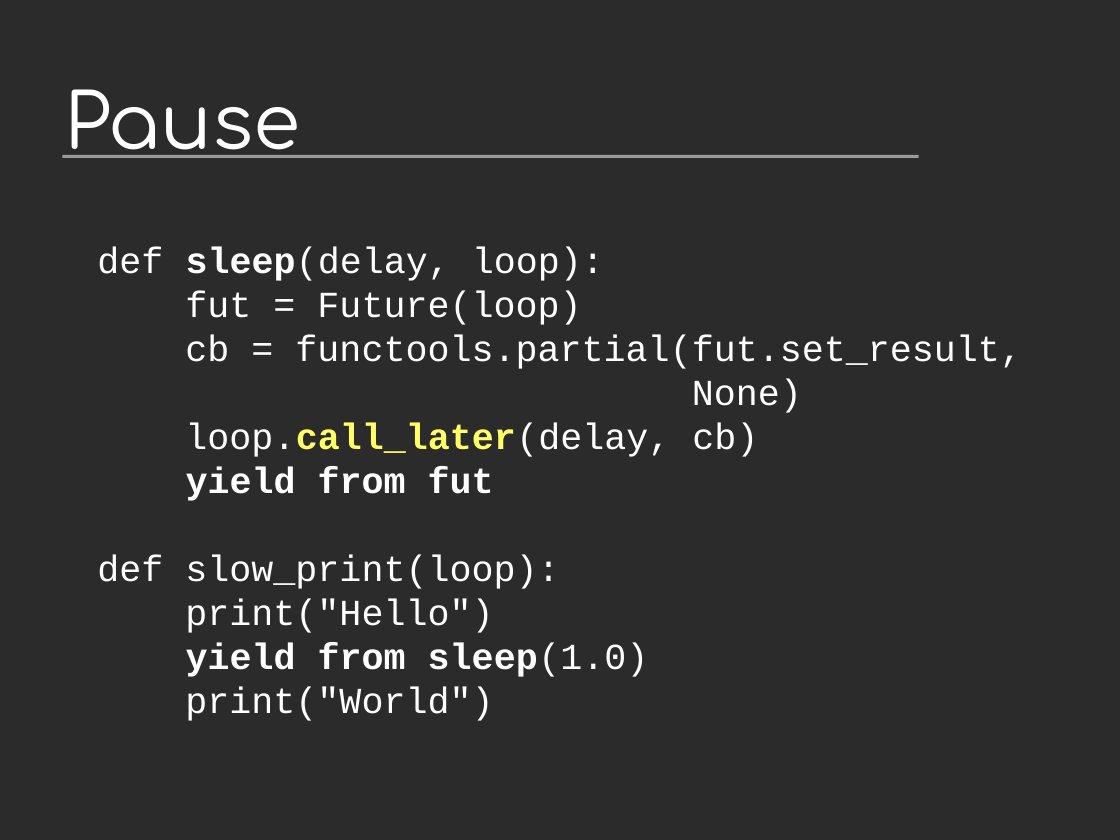
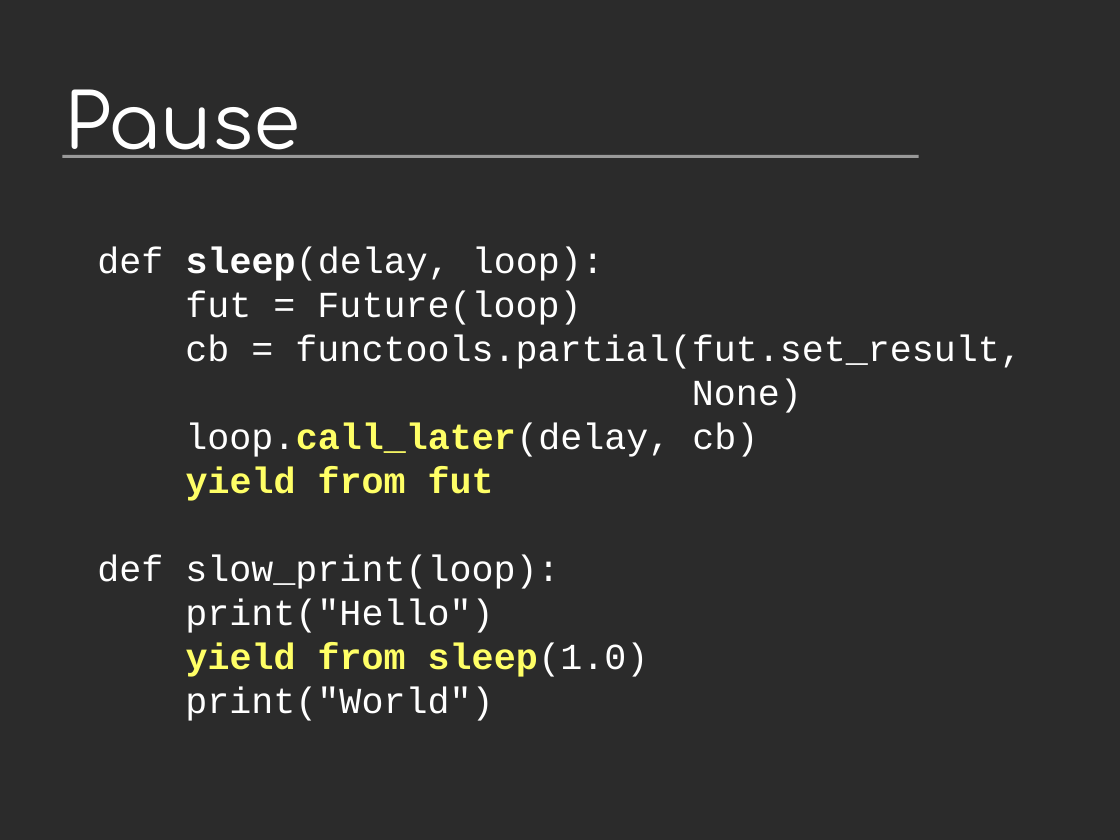
Before and after one commit to vstinner/talks, a slide deck: slide 39 of 2014-Pycon-Lyon/asyncio.odp. Drawn at 1120x840 pixels with LibreOffice and Linux fonts; fonts in the diff are those of the drawing; background and template pictures are left out; a plain dark background stands for a picture behind light text. Boxes give left, top, right and bottom in pixels: in the first picture for what was removed or moved away, otherwise in the second. Text is boxed around its words. In the diff, an @@ line names an element or a change of style, - is before the commit and + after.

```diff
--- a/2014-Pycon-Lyon/asyncio.odp
+++ b/2014-Pycon-Lyon/asyncio.odp
@@ text at (186, 467, 649, 677): text colour #FFFFFF to #FFFF66 in "yield from fut", "yield from sleep(1.0)" @@
```
Also in this commit, not shown: 6 other slides changed, 3 slides added, 3 slides removed, 1 other file.
